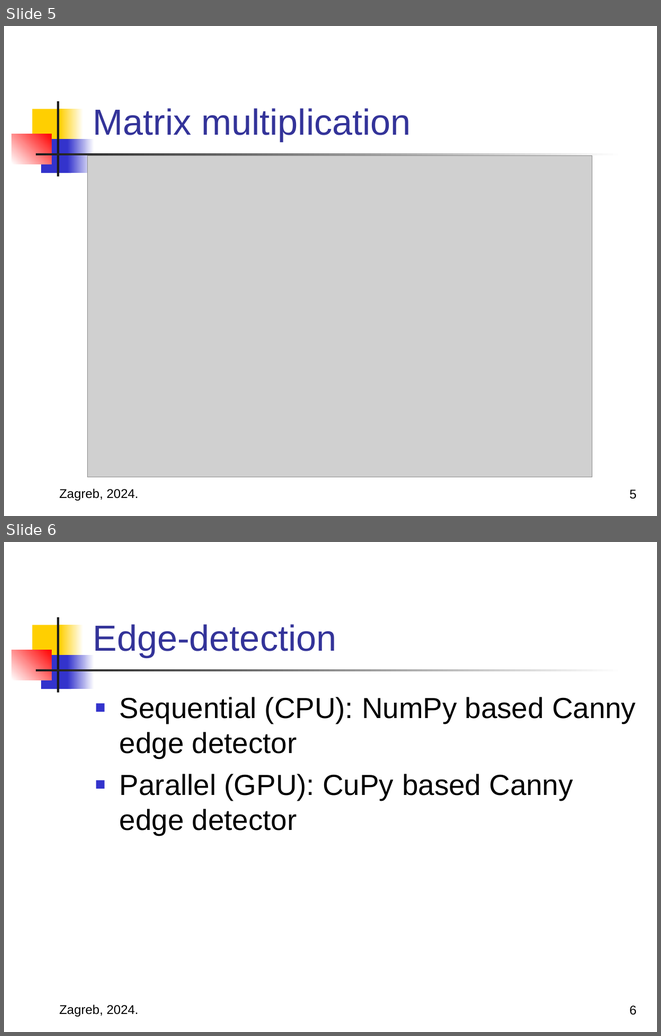
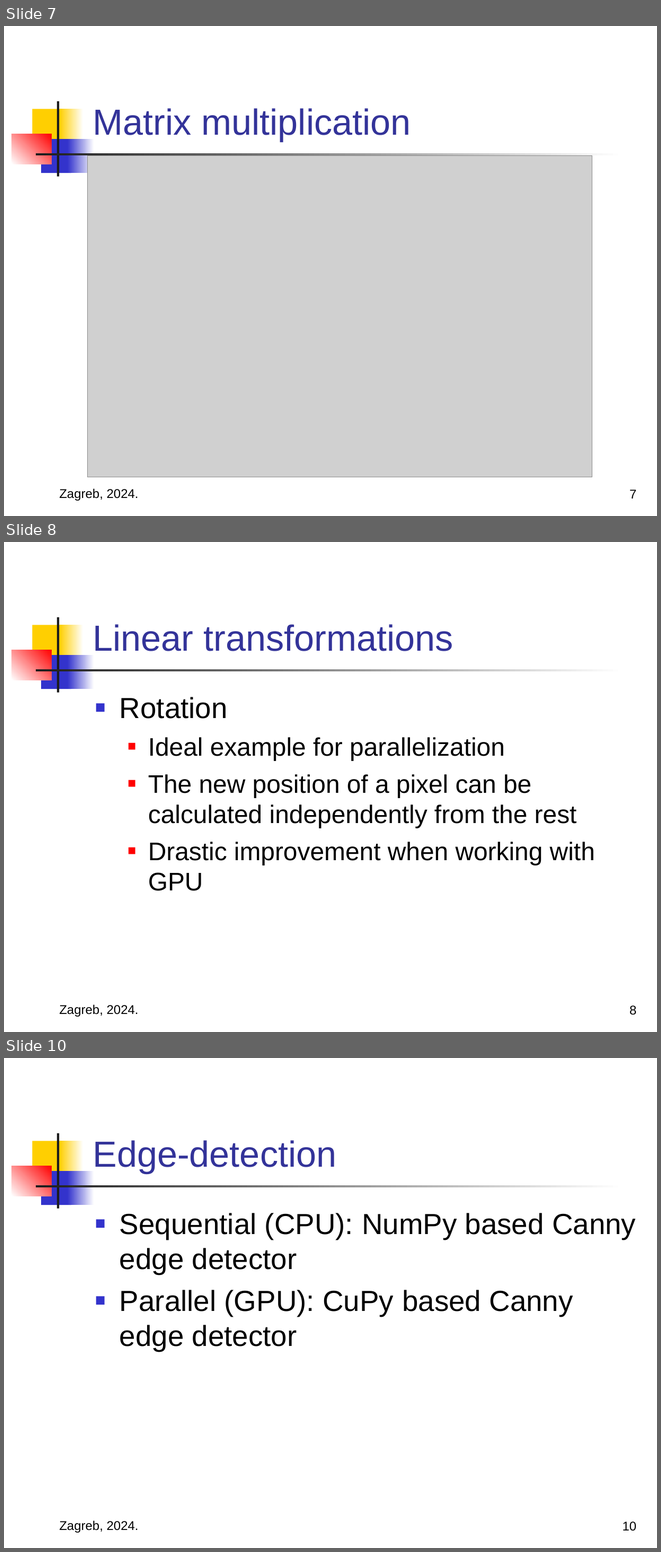
Before and after one commit to MarkoHaralovic/parallel-img-proc, a slide deck: prezentacija.ppt. Shown one above the other, each under a label of ours: slides 5 and 6 before the commit, slides 7, 8 and 10 after it; the slides between them are not shown. The pictures are 661x1036 and 661x1552 pixels, drawn with LibreOffice and Linux fonts; fonts in the diff are those of the drawing; grey boxes stand for pictures. Boxes give left, top, right and bottom in pixels: in the first picture for what was removed or moved away, otherwise in the second. Text is boxed around its words. In the diff, an @@ line names an element or a change of style, - is before the commit and + after.

```diff
--- a/prezentacija.ppt
+++ b/prezentacija.ppt
@@ slide 8 added at [4, 542, 657, 1032], background #FFFFFF; not listed: 7 template elements that a slide beside it also shows @@
@@ title added at [93, 624, 453, 651], 40 pt, text #333399 @@
+Linear transformations
@@ text added at [120, 697, 595, 891], 28 pt, text #000000 @@
+■ Rotation
+  ■ Ideal example for parallelization
+  ■ The new position of a pixel can be calculated independently from the rest
+  ■ Drastic improvement when working with GPU
@@ text added at [59, 1004, 139, 1016], 14 pt, text #000000 @@
+Zagreb, 2024.
@@ page number added at [629, 1005, 636, 1015], 14 pt, text #000000 @@
+8
@@ what was slide 5 is now slide 7 @@
@@ page number at [629, 489, 636, 498]: text changed @@
-5
+7
@@ what was slide 6 is now slide 10 @@
@@ page number at [623, 1521, 637, 1531]: text changed @@
-6
+10
```
Also in this commit, not shown: 2 slides changed, 4 other slides added.
